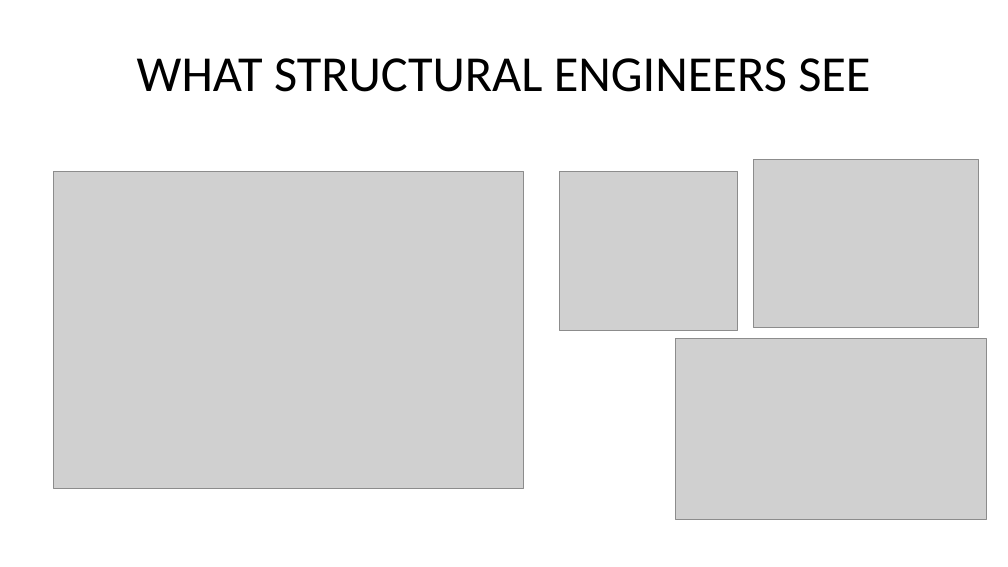
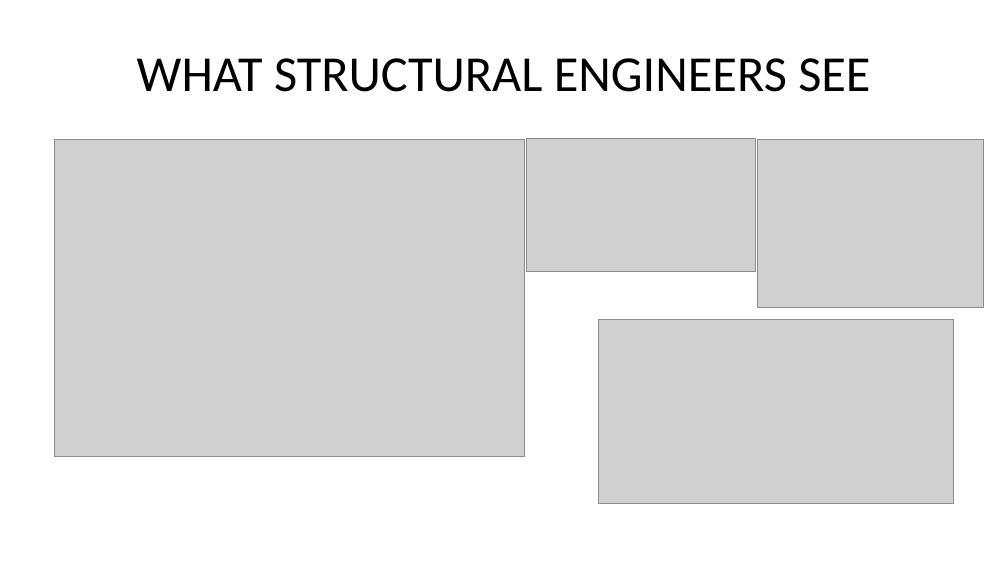
Before and after one commit to imsuneth/FEM, a slide deck: slide 3 of Documentations/Mid evaluation presentation/FINITE ELEMENT BASED STRUCTURAL ANALYSIS.pptx. Drawn at 1008x567 pixels with LibreOffice and Linux fonts; fonts in the diff are those of the drawing; grey boxes stand for pictures. Boxes give left, top, right and bottom in pixels: in the first picture for what was removed or moved away, otherwise in the second. Text is boxed around its words. In the diff, an @@ line names an element or a change of style, - is before the commit and + after.

```diff
--- a/Documentations/Mid evaluation presentation/FINITE ELEMENT BASED STRUCTURAL ANALYSIS.pptx
+++ b/Documentations/Mid evaluation presentation/FINITE ELEMENT BASED STRUCTURAL ANALYSIS.pptx
@@ picture moved from (x1=54, y1=172, x2=524, y2=489) to (x1=55, y1=140, x2=526, y2=457) @@
@@ picture resized from (x1=675, y1=339, x2=986, y2=520) to (x1=526, y1=138, x2=755, y2=271) @@
@@ picture moved from (x1=753, y1=159, x2=979, y2=327) to (x1=758, y1=140, x2=983, y2=309) @@
@@ picture removed at (x1=560, y1=172, x2=738, y2=330) @@
@@ picture added at (x1=599, y1=319, x2=954, y2=503) @@
```
Also in this commit, not shown: 7 other slides changed, 2 slides added, 6 other files.
